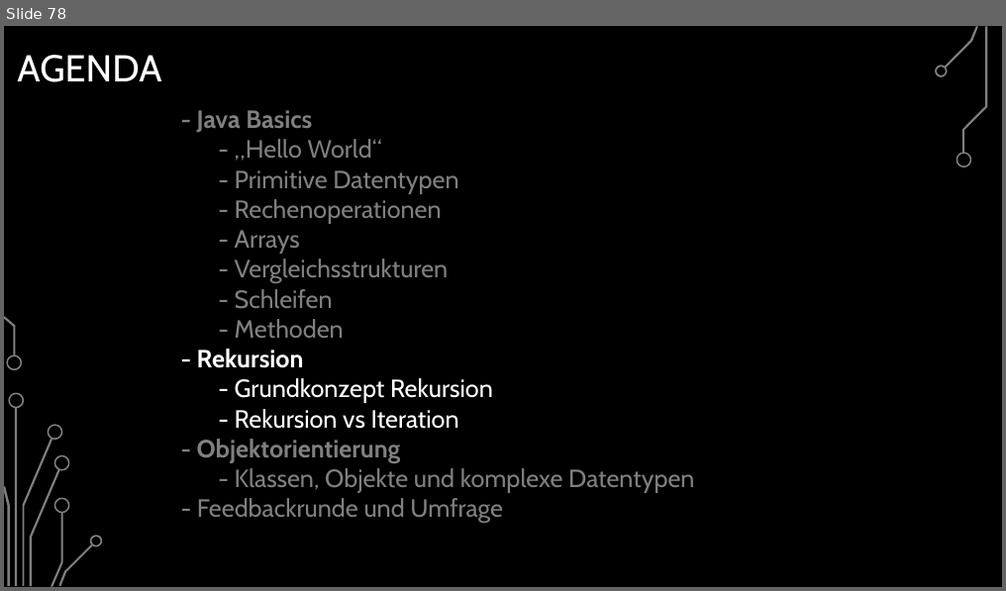
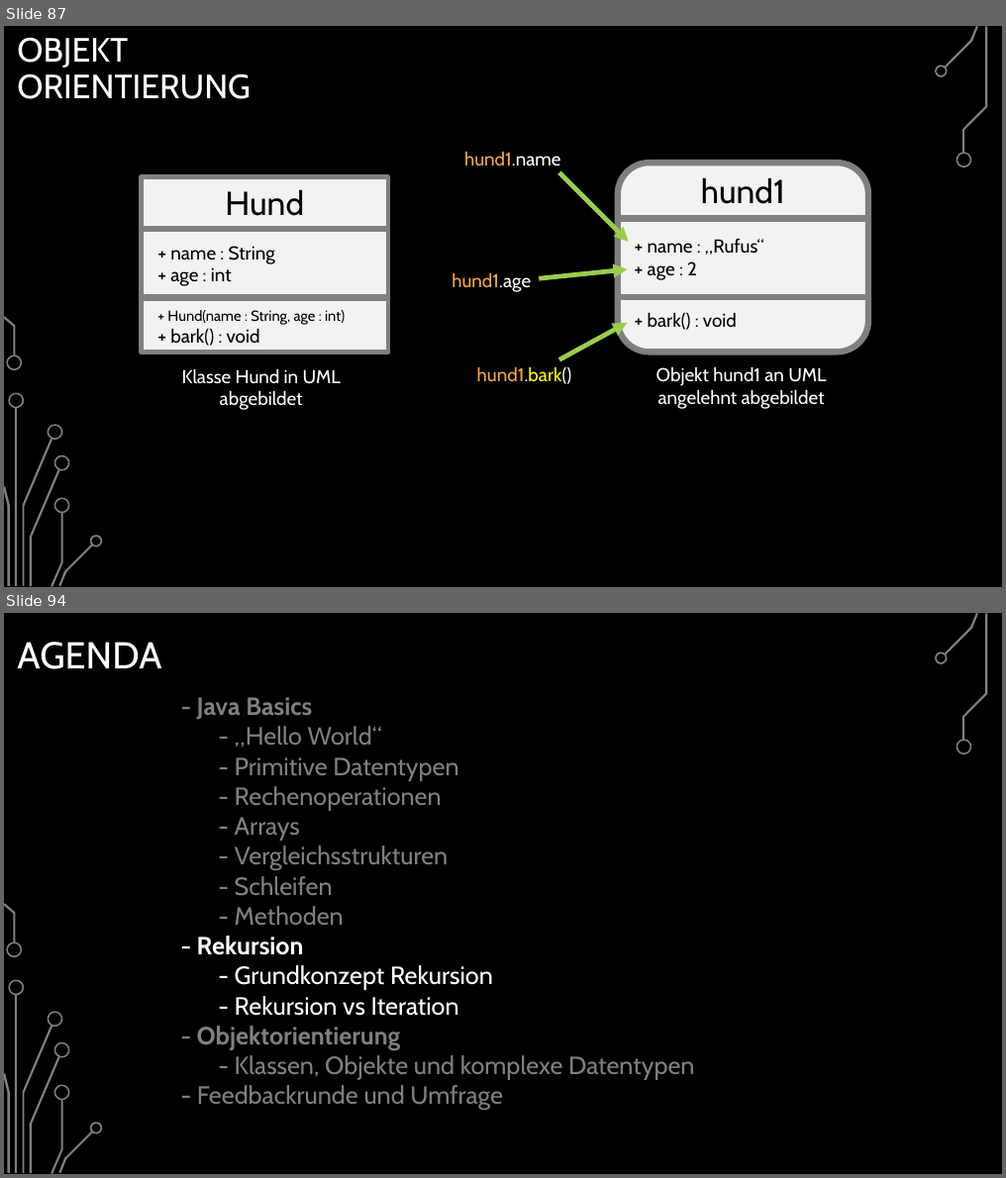
Before and after one commit to BelmontR/Java-Tutorial-Course, a slide deck: Java Grundkurs.pptx. Shown one above the other, each under a label of ours: slide 78 before the commit, slides 87 and 94 after it; the slides between them are not shown. The pictures are 1006x591 and 1006x1178 pixels, drawn with LibreOffice and Linux fonts; fonts in the diff are those of the drawing; background and template pictures are left out. Boxes give left, top, right and bottom in pixels: in the first picture for what was removed or moved away, otherwise in the second. Text is boxed around its words. In the diff, an @@ line names an element or a change of style, - is before the commit and + after.

```diff
--- a/Java Grundkurs.pptx
+++ b/Java Grundkurs.pptx
@@ slide 87 added at (4,26,1002,587), background picture (left out); not listed: 17 template elements that a slide beside it also shows @@
@@ title added at (17,37,251,99), 32.4 pt, text #FFFFFF @@
+OBJEKT
+ORIENTIERUNG
@@ text added at (464,152,561,172), 18 pt, text #FAA93A @@
+hund1.name
@@ arrow added from (559, 173) to (629, 242), #9ACD4C 4.5 pt @@
@@ rounded rectangle added at (618,163,868,353), fill #F2F2F2, outline #7F7F7F 6 pt @@
@@ rectangle added at (141,176,388,352), fill #F2F2F2, outline #808080 4.5 pt @@
@@ text added at (225,189,304,216), 32 pt, text #000000 @@
+Hund
@@ text added at (701,177,785,204), 32 pt, text #000000 @@
+hund1
@@ line added from (141, 230) to (388, 230), #808080 6 pt @@
@@ line added from (618, 218) to (868, 218), #808080 6 pt @@
@@ text added at (170,246,275,286), 18 pt, text #000000 @@
++ name : String
++ age : int
@@ text added at (648,239,764,280), 18 pt, text #000000 @@
++ name : „Rufus“
++ age : 2
@@ text added at (451,273,531,292), 18 pt, text #FAA93A @@
+hund1.age
@@ arrow added from (540, 279) to (628, 270), #9ACD4C 4.5 pt @@
@@ line added from (141, 297) to (388, 297), #808080 6 pt @@
@@ text added at (167,310,345,346), 14 pt, text #000000 @@
++ Hund(name : String, age : int)
++ bark() : void
@@ line added from (618, 297) to (868, 297), #808080 6 pt @@
@@ text added at (648,312,737,330), 18 pt, text #000000 @@
++ bark() : void
@@ arrow added from (559, 360) to (627, 323), #9ACD4C 4.5 pt @@
@@ text added at (182,369,341,410), 18 pt, text #FFFFFF @@
+Klasse Hund in UML abgebildet
@@ text added at (477,367,572,384), 18 pt, text #FAA93A @@
+hund1.bark()
@@ text added at (656,367,826,409), 18 pt, text #FFFFFF @@
+Objekt hund1 an UML angelehnt abgebildet
@@ what was slide 78 is now slide 94 @@
```
Also in this commit, not shown: 3 slides changed, 16 other slides added, 4 slides removed, 8 other files.
